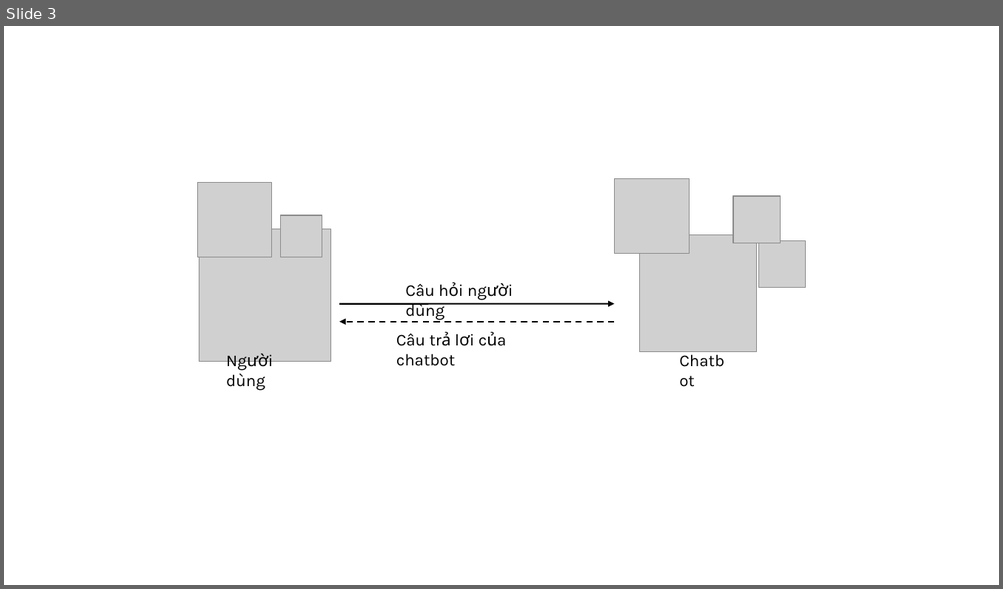
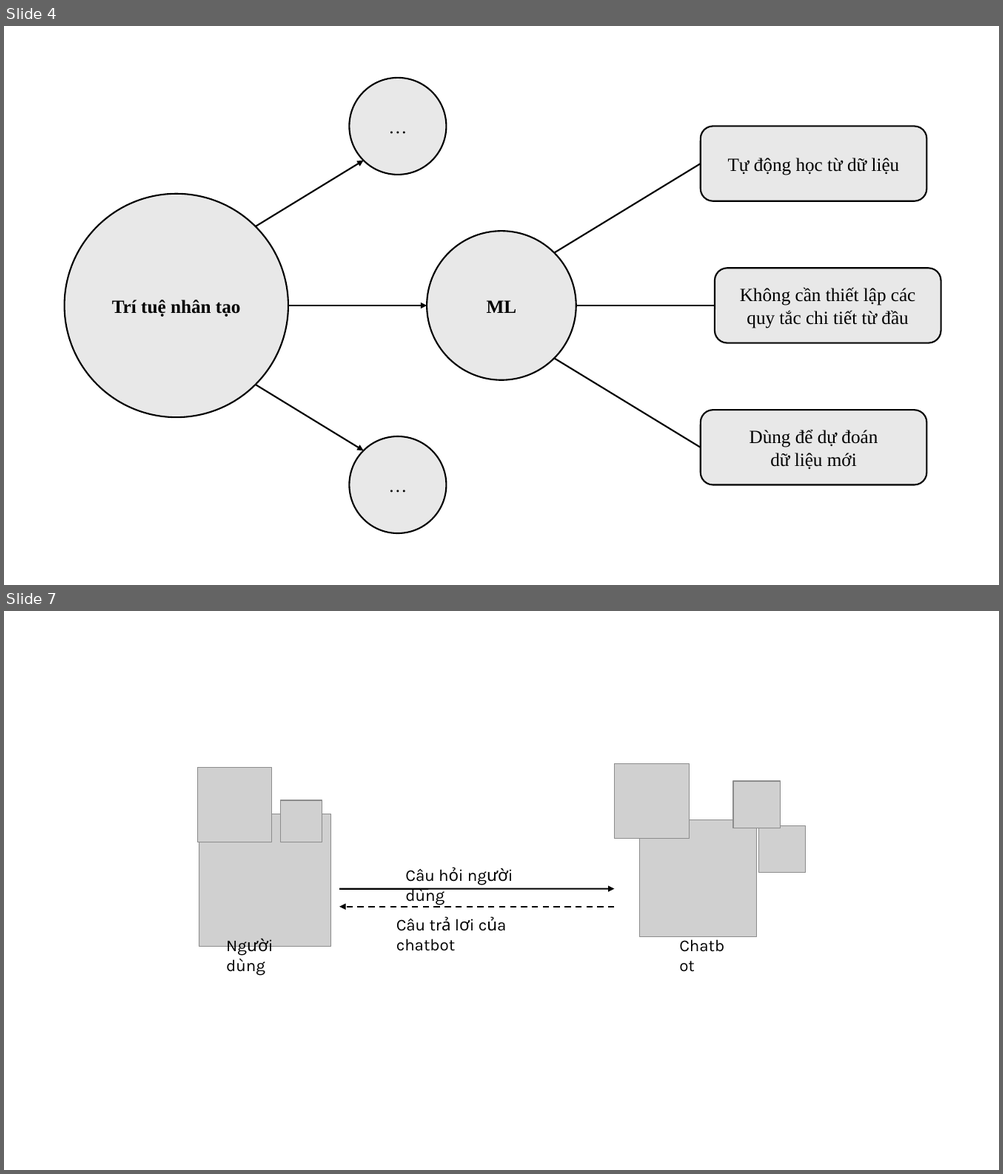
Before and after one commit to ngovanuc/Vietnamese_History_Chatbot, a slide deck: documents/hinh_ve_trong_cao_cao_do_an.pptx. Shown one above the other, each under a label of ours: slide 3 before the commit, slides 4 and 7 after it; the slides between them are not shown. The pictures are 1003x589 and 1003x1174 pixels, drawn with LibreOffice and Linux fonts; fonts in the diff are those of the drawing; grey boxes stand for pictures. Boxes give left, top, right and bottom in pixels: in the first picture for what was removed or moved away, otherwise in the second. Text is boxed around its words. In the diff, an @@ line names an element or a change of style, - is before the commit and + after.

```diff
--- a/documents/hinh_ve_trong_cao_cao_do_an.pptx
+++ b/documents/hinh_ve_trong_cao_cao_do_an.pptx
@@ slide 4 added at box(4, 26, 999, 585), background #FFFFFF @@
@@ ellipse added at box(350, 78, 447, 175), fill #E8E8E8, outline #000000 1.5 pt, 18 pt, text #000000 @@
+…
@@ rounded rectangle added at box(700, 126, 926, 201), fill #E8E8E8, outline #000000 1.5 pt, 18 pt, text #000000 @@
+Tự động học từ dữ liệu
@@ arrow added from (256, 227) to (364, 160), #000000 1.5 pt @@
@@ line added from (554, 253) to (700, 164), #000000 1.5 pt @@
@@ ellipse added at box(65, 194, 288, 417), fill #E8E8E8, outline #000000 1.5 pt, 18 pt, text #000000, bold @@
+Trí tuệ nhân tạo
@@ ellipse added at box(427, 231, 576, 380), fill #E8E8E8, outline #000000 1.5 pt, 18 pt, text #000000, bold @@
+ML
@@ rounded rectangle added at box(714, 269, 940, 344), fill #E8E8E8, outline #000000 1.5 pt, 18 pt, text #000000 @@
+Không cần thiết lập các
+quy tắc chi tiết từ đầu
@@ arrow added from (288, 306) to (427, 306), #000000 1.5 pt @@
@@ line added from (576, 306) to (714, 306), #000000 1.5 pt @@
@@ line added from (554, 359) to (700, 448), #000000 1.5 pt @@
@@ arrow added from (256, 385) to (364, 452), #000000 1.5 pt @@
@@ rounded rectangle added at box(700, 410, 926, 486), fill #E8E8E8, outline #000000 1.5 pt, 18 pt, text #000000 @@
+Dùng để dự đoán
+dữ liệu mới
@@ ellipse added at box(350, 437, 447, 534), fill #E8E8E8, outline #000000 1.5 pt, 18 pt, text #000000 @@
+…
@@ what was slide 3 is now slide 7 @@
```
Also in this commit, not shown: 3 other slides added, 1 other file.
